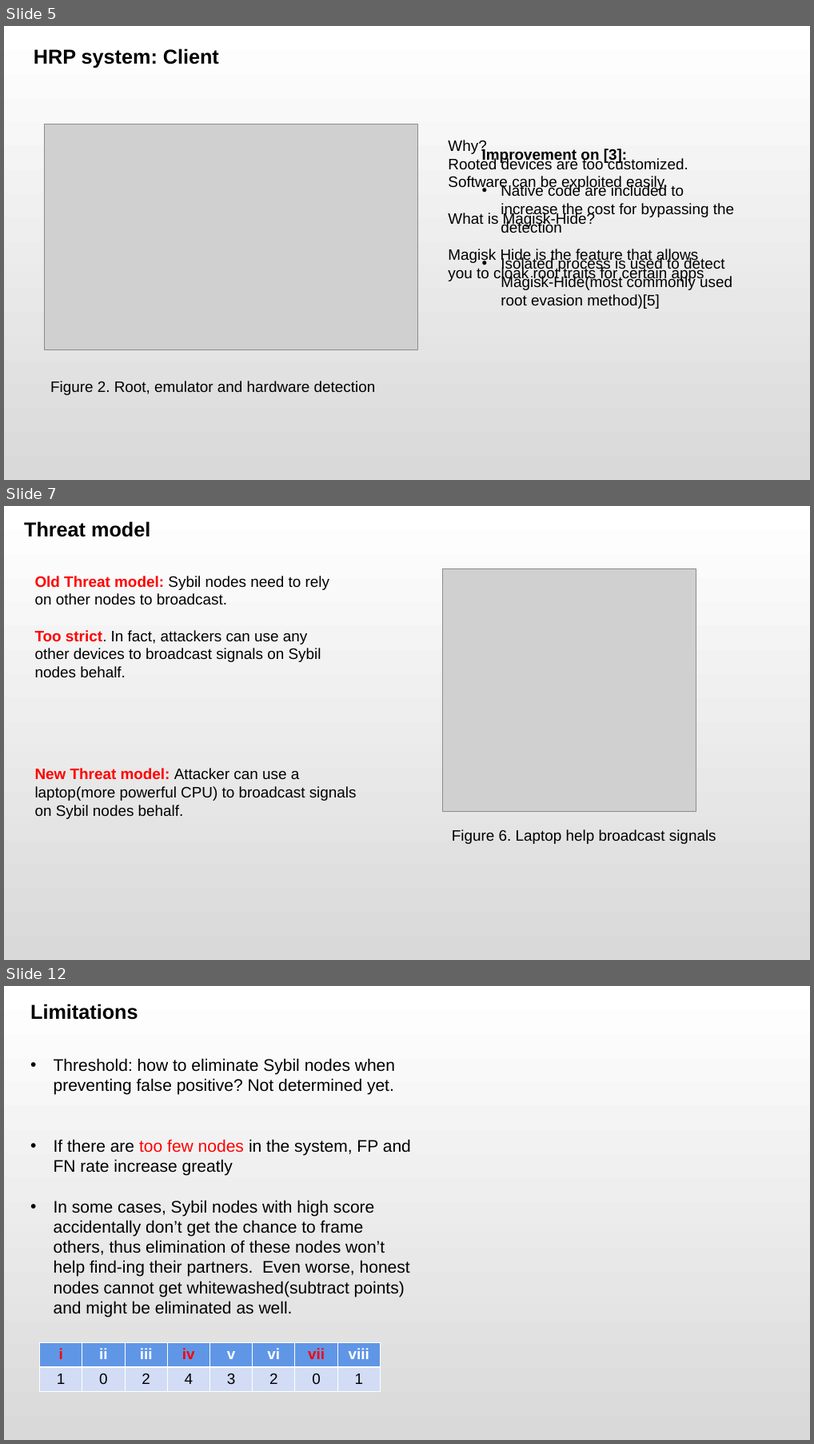
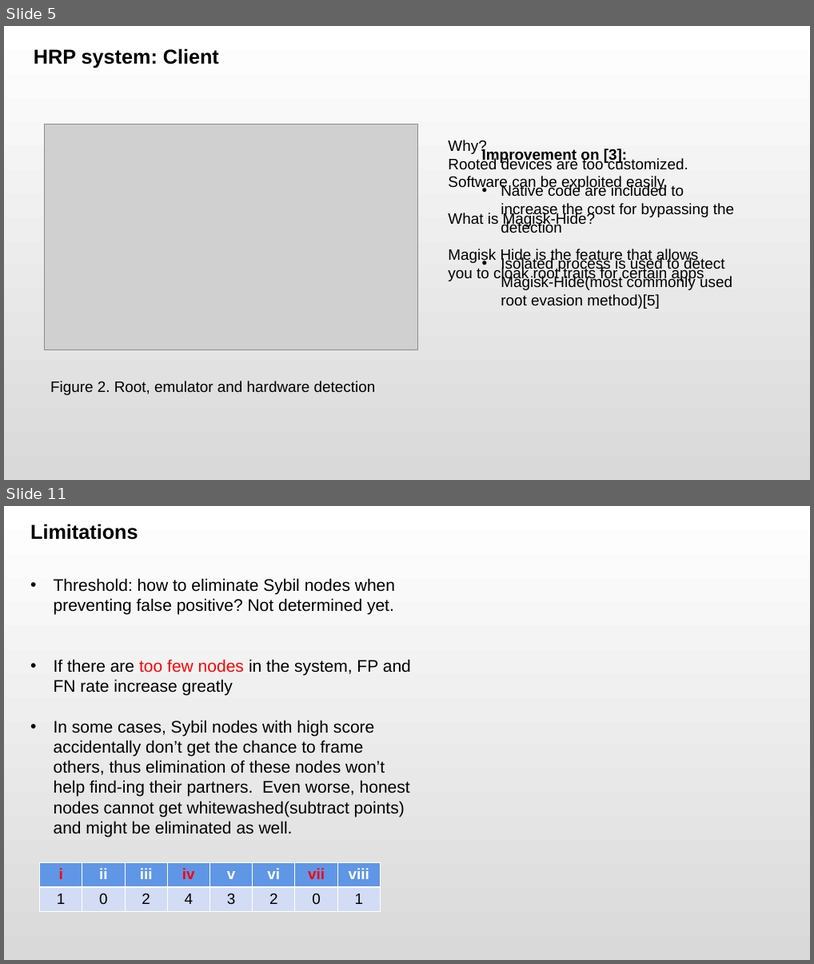
Before and after one commit to 66Ronghua99/HRP-Thesis, a slide deck: lttStudy/ProposalPre.pptx. Shown one above the other, each under a label of ours: slides 5, 7 and 12 before the commit, slides 5 and 11 after it; the slides between them are not shown. The pictures are 814x1444 and 814x964 pixels, drawn with LibreOffice and Linux fonts; fonts in the diff are those of the drawing; grey boxes stand for pictures. Boxes give left, top, right and bottom in pixels: in the first picture for what was removed or moved away, otherwise in the second. Text is boxed around its words. In the diff, an @@ line names an element or a change of style, - is before the commit and + after.

```diff
--- a/lttStudy/ProposalPre.pptx
+++ b/lttStudy/ProposalPre.pptx
@@ slide 7 removed at [4,506,810,960], background gradient #FFFFFF to #D9D9D9 @@
@@ text removed at [24,521,150,537] @@
-Threat model
@@ text removed at [35,576,330,677] @@
-Old Threat model: Sybil nodes need to rely on other nodes to broadcast.
-Too strict. In fact, attackers can use any other devices to broadcast signals on Sybil nodes behalf.
@@ picture removed at [443,569,697,811] @@
@@ text removed at [35,768,357,819] @@
-New Threat model: Attacker can use a laptop(more powerful CPU) to broadcast signals on Sybil nodes behalf.
@@ text removed at [452,829,717,844] @@
-Figure 6. Laptop help broadcast signals
@@ what was slide 12 is now slide 11 @@
```
Also in this commit, not shown: 8 slides changed, 3 other files.
